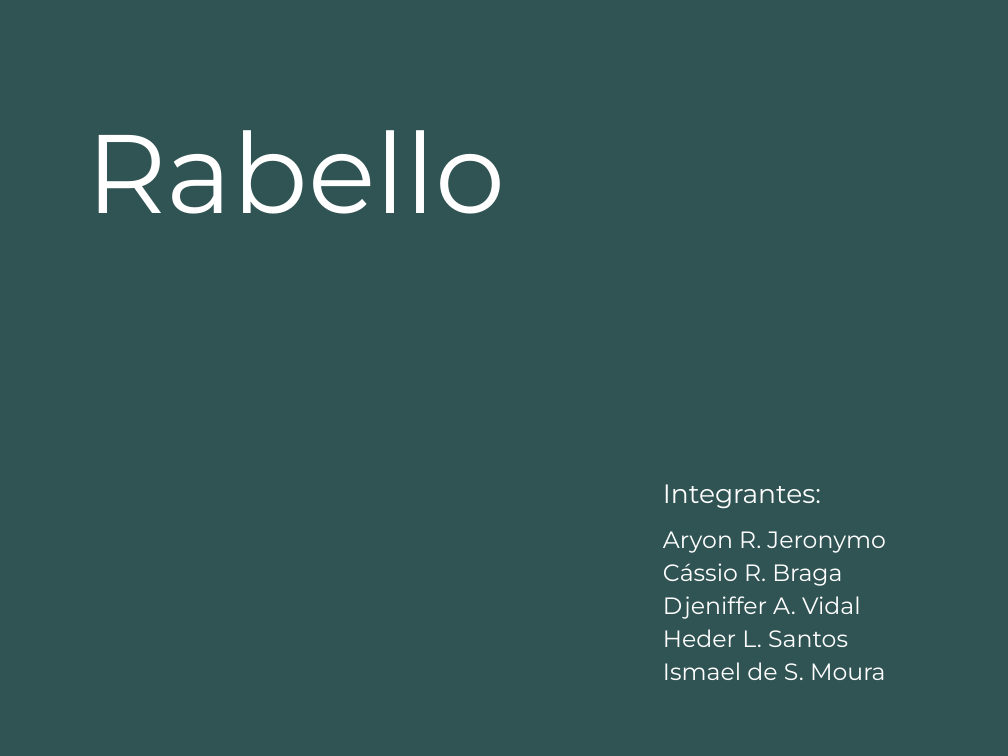
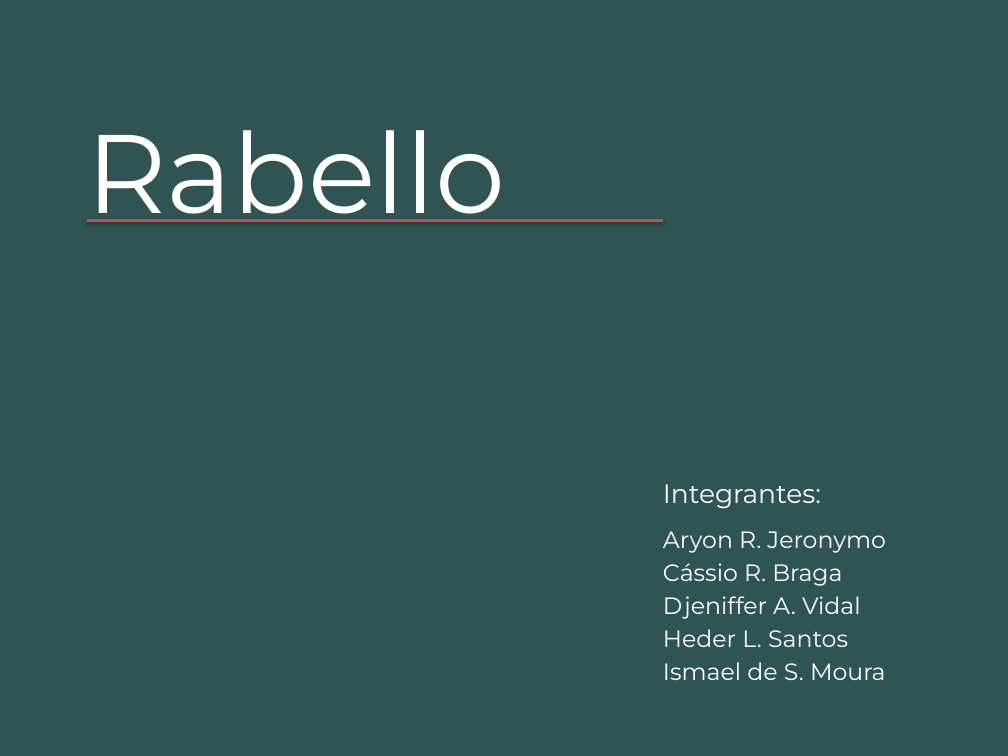
Before and after one commit to IsmaelMoura/projeto-integrador-senac, a slide deck: slide 1 of Apresentação_Rabello.pptx. Drawn at 1008x756 pixels with LibreOffice and Linux fonts; fonts in the diff are those of the drawing. Boxes give left, top, right and bottom in pixels: in the first picture for what was removed or moved away, otherwise in the second. Text is boxed around its words. In the diff, an @@ line names an element or a change of style, - is before the commit and + after.

```diff
--- a/Apresentação_Rabello.pptx
+++ b/Apresentação_Rabello.pptx
@@ line added from (87, 220) to (663, 220), #C0504D 2 pt @@
```
Also in this commit, not shown: 3 other slides changed, 1 slide added.
